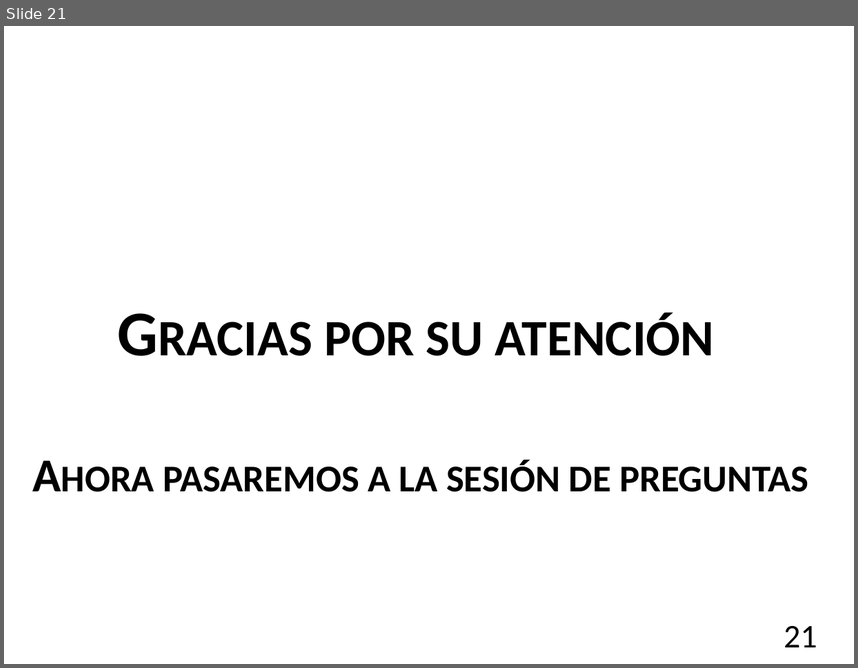
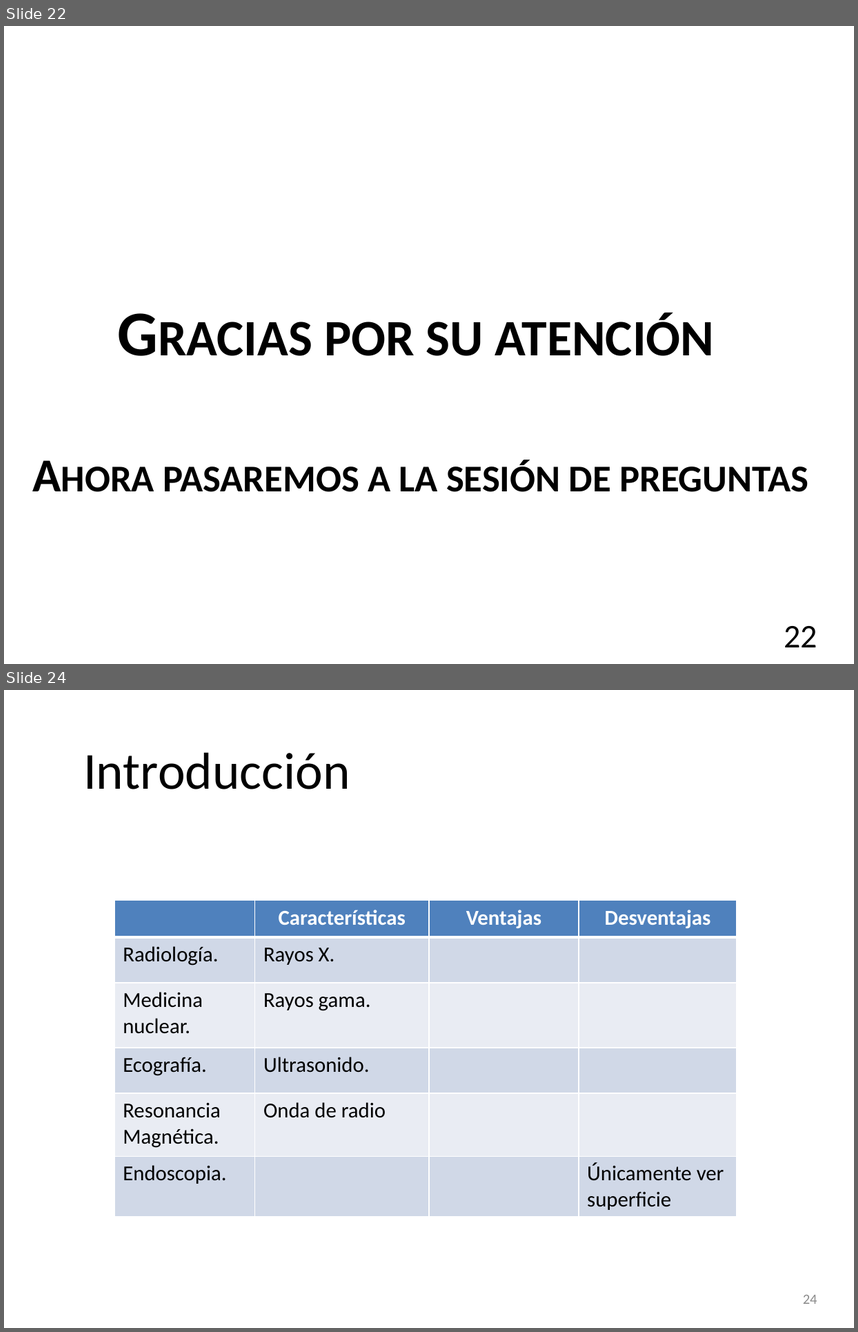
Before and after one commit to garo9521/Trabajo-Terminal, a slide deck: Documento/Presentación.pptx. Shown one above the other, each under a label of ours: slide 21 before the commit, slides 22 and 24 after it; the slides between them are not shown. The pictures are 858x668 and 858x1332 pixels, drawn with LibreOffice and Linux fonts; fonts in the diff are those of the drawing; background and template pictures are left out. Boxes give left, top, right and bottom in pixels: in the first picture for what was removed or moved away, otherwise in the second. Text is boxed around its words. In the diff, an @@ line names an element or a change of style, - is before the commit and + after.

```diff
--- a/Documento/Presentación.pptx
+++ b/Documento/Presentación.pptx
@@ slide 24 added at (4, 690, 854, 1328), background picture (left out) @@
@@ title added at (83, 752, 350, 789), 44 pt, text #000000 @@
+Introducción
@@ table added at (114, 900, 737, 1215), 6 rows, 4 columns @@
+ | Características | Ventajas | Desventajas
+Radiología. | Rayos X. |  | 
+Medicina nuclear. | Rayos gama. |  | 
+Ecografía. | Ultrasonido. |  | 
+Resonancia / Magnética. | Onda de radio |  | 
+Endoscopia. |  |  | Únicamente ver superficie
@@ page number added at (803, 1294, 818, 1303), 12 pt, text #8C8C8C @@
+24
@@ what was slide 21 is now slide 22 @@
@@ page number at (784, 626, 817, 647): text changed @@
-21
+22
```
Also in this commit, not shown: 7 slides changed, 4 other slides added, 3 slides removed.
